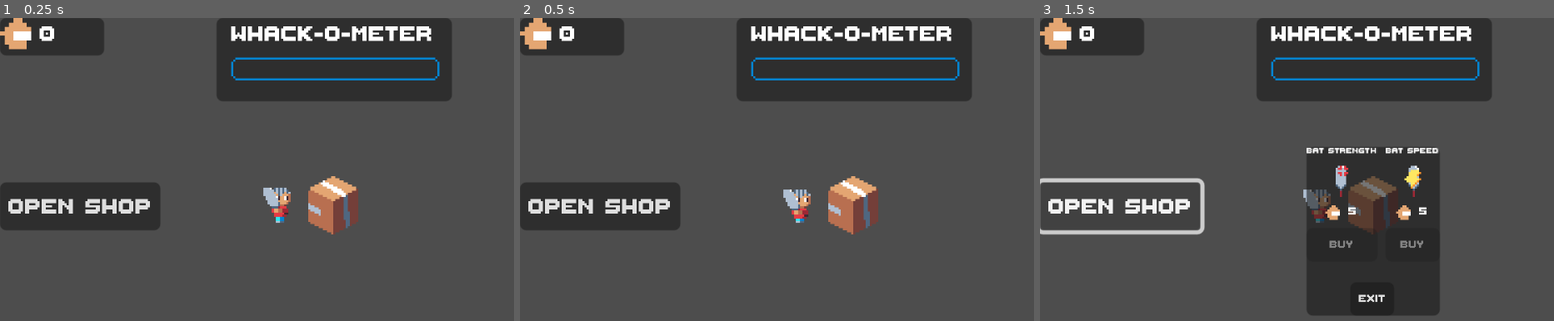
Above: before the commit, frames 1-3 (left to right).
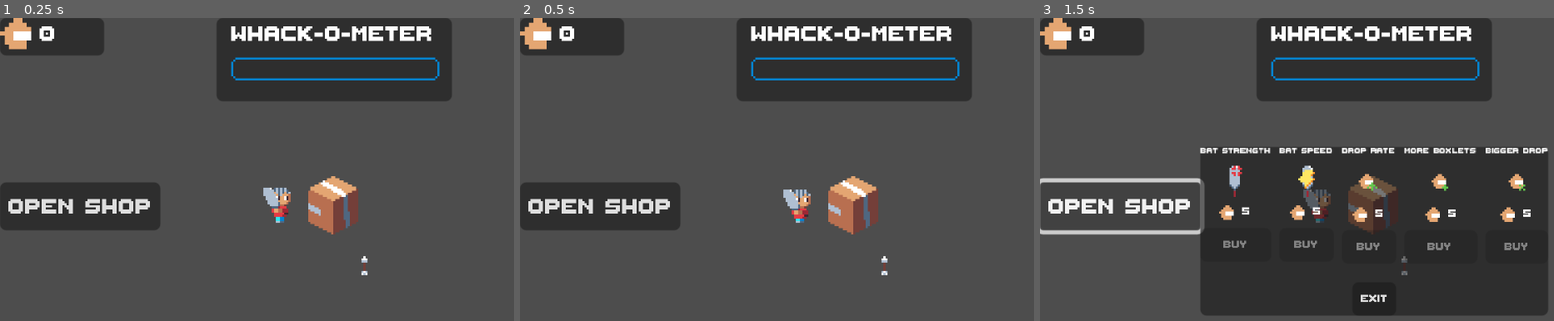
Above: after the commit, the same moments.

Repository: SpicyTime/WackaBox
Game: Godot game, scene res://Game/game.tscn
The game is run twice, just before and just after one commit, with the same random seed, the same clock (stepped at 60 frames per second) and the same inputs.
Inputs:
- Up to frame 1 (0.25 s): no input
- Up to frame 2 (0.5 s): no input
- Up to frame 3 (1.5 s): click "Open Shop" at 0.5 s; tap Enter at 1.25 s; hold D (Right) from 1.28 s (still down); tap Space (Swing) at 1.35 s

The runs differ from the first frame. In frame 1, less than 0.1% of the frame differs, in the area x 70-72%, y 78-85%; in frame 2, less than 0.1%; in frame 3, 25%, in the area x 31-99%, y 42-99%.

Commit message:
Added the box upgrades as well as made a system to align all shop items

Diff:
--- a/Constants.gd
+++ b/Constants.gd
@@ -1,5 +1,10 @@
 extends Node
-enum UpgradeType  {
+enum UpgradeType{
 	STRENGTH,
-	SWING_SPEED
+	SWING_SPEED,
+	BOXLET_DROP_RATE,
+	BOXLET_DROP,
+	BIGGER_BOXLETS
 }
+const PLAYER_UPGRADES = [UpgradeType.STRENGTH, UpgradeType.SWING_SPEED]
+const BOX_UPGRADES = [UpgradeType.BOXLET_DROP_RATE, UpgradeType.BOXLET_DROP, UpgradeType.BIGGER_BOXLETS]
--- a/Game/box.gd
+++ b/Game/box.gd
@@ -1,12 +1,32 @@
 extends StaticBody2D
 var spikes_packed = preload("res://Hazards/spikes.tscn")
+
 var _min_boxlets: int = 1
-var _max_boxlets: int = 100
-var _boxlet_spawn_chance: float = 1
+var _max_boxlets: int = 3
+var _boxlet_spawn_chance: float = 0.5
 var _swing_count: int = 0
 var _acceptable_swing_count: int = 0
 var _falloff: float = 0.5
 
+func add_upgrade(upgrade: Constants.UpgradeType):
+	#Other logic
+	_apply_upgrade_effect(upgrade)
+func _apply_upgrade_effect(upgrade):
+	if upgrade == Constants.UpgradeType.BOXLET_DROP_RATE:
+		_increase_drop_rate()
+	elif upgrade == Constants.UpgradeType.BOXLET_DROP:
+		_increase_boxlet_drop()
+	elif upgrade == Constants.UpgradeType.BIGGER_BOXLETS:
+		_increase_boxlet_size()
+func _increase_drop_rate():
+	_boxlet_spawn_chance += 0.05
+#increases the falloff making bigger ones more common
+func _increase_boxlet_drop():
+	_falloff += 0.05
+#Increases the min and max drop
+func _increase_boxlet_size():
+	_min_boxlets += 1
+	_max_boxlets += 1
 func handle_hit(damage):
 	if _should_drop_boxlets():
 		var amount = _pick_weighted_list()
@@ -36,6 +56,7 @@
 		if rand <= running_total:
 			return _min_boxlets + i
 	return _max_boxlets
+
 func _should_spawn_spikes() -> bool:
 	if _swing_count >= _acceptable_swing_count : #and GameManager.win_times > 2:
 		return true
@@ -52,6 +73,7 @@
 func _ready() -> void:
 	SignalBus.received_damage.connect(_on_received_damage)
 	SignalBus.health_depleted.connect(_on_health_depleted)
+	SignalBus.game_restart.connect(_on_game_restart)
 
 func _on_received_damage(damage: int, hurtbox: HurtBox) -> void:
 	if hurtbox in get_children():
@@ -60,3 +82,8 @@
 func _on_health_depleted(health_node: Health):
 	if health_node in get_children():
 		SignalBus.box_died.emit()
+func _on_game_restart():
+	_min_boxlets = 1
+	_max_boxlets = 3
+	_falloff = 0.5
+	_boxlet_spawn_chance = 0.5
--- a/Game/game.tscn
+++ b/Game/game.tscn
@@ -7,6 +7,7 @@
 [ext_resource type="PackedScene" uid="uid://dfdc6vokw7rtx" path="res://HealthSystem/hurt_box.tscn" id="5_qmv3x"]
 [ext_resource type="PackedScene" uid="uid://cyh2huw1snbq5" path="res://UI/hud.tscn" id="6_qmv3x"]
 [ext_resource type="Texture2D" uid="uid://db3myhhiix61t" path="res://Assets/Sprites/Background.png" id="7_oomkl"]
+[ext_resource type="PackedScene" uid="uid://vfu8y0b2ypqc" path="res://Hazards/arrow.tscn" id="8_buohc"]
 
 [sub_resource type="RectangleShape2D" id="RectangleShape2D_oomkl"]
 size = Vector2(24, 28)
@@ -54,3 +55,6 @@
 [node name="Background" type="Sprite2D" parent="."]
 visible = false
 texture = ExtResource("7_oomkl")
+
+[node name="Arrow" parent="." instance=ExtResource("8_buohc")]
+position = Vector2(15, 29)
--- a/Game/game_manager.gd
+++ b/Game/game_manager.gd
@@ -1,6 +1,7 @@
 extends Node
 @onready var tree_root = get_tree().root
 @onready var player = get_tree().root.get_node("Game/Player")
+@onready var box = get_tree().root.get_node("Game/Box")
 var boxlet_count: int = 0 : set = set_boxlets
 var win_times: int = 0
 var lives_left: int = 3
@@ -25,12 +26,18 @@
 	var spikes = get_tree().get_nodes_in_group("Spikes")
 	for spike in spikes:
 		spike.queue_free()
+	var arrows = get_tree().get_nodes_in_group("Arrows")
+	for arrow in arrows:
+		arrow.queue_free()
 
 func advance():
-	var box_health_node: Health = tree_root.get_node("Game/Box/Health")
+	var box_health_node: Health = box.get_node("Health")
 	box_health_node.max_health += roundi(box_health_node.max_health / 2)
 	box_health_node.health = box_health_node.max_health
 	reset_game()
 
-func add_upgrade_to_player(upgrade) -> void:
-	player.add_upgrade(upgrade)
+func add_upgrade_to_entity(upgrade) -> void:
+	if upgrade in Constants.PLAYER_UPGRADES:
+		player.add_upgrade(upgrade)
+	elif upgrade in  Constants.BOX_UPGRADES:
+		box.add_upgrade(upgrade)
--- /dev/null
+++ b/Hazards/arrow.gd
@@ -0,0 +1,13 @@
+extends Sprite2D
+@export var speed = 0
+var direction = Vector2.RIGHT  # or set it to any direction you want
+
+func _on_health_depleted(health_node: Health):
+	if health_node in get_children():
+		queue_free()
+
+func _ready() -> void:
+	SignalBus.health_depleted.connect(_on_health_depleted)
+
+func _physics_process(delta: float) -> void:
+	position += direction * speed * delta
--- /dev/null
+++ b/Hazards/arrow.tscn
@@ -0,0 +1,30 @@
+[gd_scene load_steps=7 format=3 uid="uid://vfu8y0b2ypqc"]
+
+[ext_resource type="Texture2D" uid="uid://4neerwru8qla" path="res://Assets/Sprites/Hazards/Arrow.png" id="1_wdubb"]
+[ext_resource type="Script" uid="uid://nakw7cpuf56i" path="res://Hazards/arrow.gd" id="2_khqsa"]
+[ext_resource type="PackedScene" uid="uid://dfdc6vokw7rtx" path="res://HealthSystem/hurt_box.tscn" id="3_1j8bg"]
+[ext_resource type="PackedScene" uid="uid://28te3kt06oqb" path="res://HealthSystem/hit_box.tscn" id="4_lfeif"]
+[ext_resource type="PackedScene" uid="uid://buufuwcyk4k0l" path="res://HealthSystem/health.tscn" id="5_1j8bg"]
+
+[sub_resource type="RectangleShape2D" id="RectangleShape2D_oncs1"]
+size = Vector2(2, 8)
+
+[node name="Arrow" type="Sprite2D" groups=["Arrows"]]
+texture = ExtResource("1_wdubb")
+script = ExtResource("2_khqsa")
+
+[node name="HurtBox" parent="." node_paths=PackedStringArray("health") instance=ExtResource("3_1j8bg")]
+collision_mask = 2
+health = NodePath("../Health")
+
+[node name="CollisionShape2D" type="CollisionShape2D" parent="HurtBox"]
+shape = SubResource("RectangleShape2D_oncs1")
+
+[node name="HitBox" parent="." instance=ExtResource("4_lfeif")]
+
+[node name="CollisionShape2D" type="CollisionShape2D" parent="HitBox"]
+shape = SubResource("RectangleShape2D_oncs1")
+
+[node name="Health" parent="." instance=ExtResource("5_1j8bg")]
+max_health = 1
+health = 1
--- a/Hazards/spikes.tscn
+++ b/Hazards/spikes.tscn
@@ -1,6 +1,6 @@
 [gd_scene load_steps=10 format=3 uid="uid://bqltyp6rn5j56"]
 
-[ext_resource type="Texture2D" uid="uid://dact56f0rsfy6" path="res://Assets/Sprites/SpikeAnim.png" id="1_yakjf"]
+[ext_resource type="Texture2D" uid="uid://dact56f0rsfy6" path="res://Assets/Sprites/Hazards/SpikeAnim.png" id="1_yakjf"]
 [ext_resource type="Script" uid="uid://e4ijcrfpupja" path="res://Hazards/spikes.gd" id="2_htjhu"]
 [ext_resource type="Script" uid="uid://cjmxk6hxcnixy" path="res://HealthSystem/hit_box.gd" id="3_e470a"]
 
--- a/UI/hud.tscn
+++ b/UI/hud.tscn
@@ -11,6 +11,9 @@
 [ext_resource type="Texture2D" uid="uid://ccwroo4hmie11" path="res://Assets/Sprites/ShopItemIcons/BatStrengthShop.png" id="9_pf7ph"]
 [ext_resource type="Texture2D" uid="uid://c3p6j4ntrytou" path="res://Assets/Sprites/ShopItemIcons/BatSpeedShop.png" id="10_vs5gg"]
 [ext_resource type="Theme" uid="uid://cwk5duyn0sko7" path="res://Themes/button.tres" id="11_23s3h"]
+[ext_resource type="Texture2D" uid="uid://bjdryn8u8vw3i" path="res://Assets/Sprites/ShopItemIcons/BoxletDropRateIncrease.png" id="12_phrgc"]
+[ext_resource type="Texture2D" uid="uid://pm6raqsyfq7m" path="res://Assets/Sprites/ShopItemIcons/BiggerBoxlets.png" id="13_8nmcf"]
+[ext_resource type="Texture2D" uid="uid://cutv48dypa40k" path="res://Assets/Sprites/ShopItemIcons/BoxletDropIncrease.png" id="14_sab3h"]
 
 [sub_resource type="Theme" id="Theme_1ui3w"]
 default_font = ExtResource("3_8sq4i")
@@ -188,22 +191,54 @@
 layout_mode = 2
 columns = 5
 
-[node name="ShopItem" parent="ShopPopup/GridContainer" instance=ExtResource("8_i0a73")]
+[node name="BatStrength" parent="ShopPopup/GridContainer" instance=ExtResource("8_i0a73")]
 layout_mode = 2
 size_flags_horizontal = 4
 size_flags_vertical = 4
 label_text = "Bat Strength"
 texture = ExtResource("9_pf7ph")
 base_price = 5
-
-[node name="ShopItem2" parent="ShopPopup/GridContainer" instance=ExtResource("8_i0a73")]
+max_vert_texture = 15
+
+[node name="BatSpeed" parent="ShopPopup/GridContainer" instance=ExtResource("8_i0a73")]
 layout_mode = 2
 size_flags_horizontal = 4
 size_flags_vertical = 4
 label_text = "Bat Speed"
 texture = ExtResource("10_vs5gg")
 base_price = 5
+max_vert_texture = 15
 upgrade = 1
+
+[node name="BoxletDropRateInc" parent="ShopPopup/GridContainer" instance=ExtResource("8_i0a73")]
+layout_mode = 2
+size_flags_horizontal = 4
+size_flags_vertical = 4
+label_text = "Drop Rate"
+texture = ExtResource("12_phrgc")
+base_price = 5
+max_vert_texture = 15
+upgrade = 2
+
+[node name="BiggerBoxlets" parent="ShopPopup/GridContainer" instance=ExtResource("8_i0a73")]
+layout_mode = 2
+size_flags_horizontal = 4
+size_flags_vertical = 4
+label_text = "More Boxlets"
+texture = ExtResource("13_8nmcf")
+base_price = 5
+max_vert_texture = 15
+upgrade = 4
+
+[node name="BoxletDropIncrease" parent="ShopPopup/GridContainer" instance=ExtResource("8_i0a73")]
+layout_mode = 2
+size_flags_horizontal = 4
+size_flags_vertical = 4
+label_text = "Bigger Drop"
+texture = ExtResource("14_sab3h")
+base_price = 5
+max_vert_texture = 15
+upgrade = 3
 
 [node name="ExitShop" type="Button" parent="ShopPopup"]
 layout_mode = 2
--- a/UI/shop.gd
+++ b/UI/shop.gd
@@ -15,7 +15,7 @@
 func buy_item(item: ShopItem):
 	GameManager.set_boxlets(GameManager.boxlet_count - item.price)
 	item.update_price(item.price + roundi(item.price / 2))
-	GameManager.add_upgrade_to_player(item.get_upgrade())
+	GameManager.add_upgrade_to_entity(item.get_upgrade())
 	check_items()
 
 func _on_buy_button_pressed(item: ShopItem):
@@ -27,5 +27,6 @@
 	for item in items:
 		var item_buy_button = item.get_node("BuyButton")
 		item_buy_button.pressed.connect(func (): _on_buy_button_pressed(item))
+
 func _on_game_restart():
 	reset_prices()
--- a/UI/shop_item.gd
+++ b/UI/shop_item.gd
@@ -3,12 +3,14 @@
 @export var label_text: String = "Item"
 @export var texture: Texture = null
 @export var base_price: int = 0
-@export var upgrade: Constants.UpgradeType = Constants.UpgradeType.STRENGTH
+@export var max_vert_texture: int
+@export var upgrade: Constants.UpgradeType
 @onready var price: int
+
 func reset_price() -> void:
-
 	price = base_price
 	$Price/PriceLabel.text = str(price)
+
 func disable() -> void:
 	$BuyButton.disabled = true
 
@@ -18,12 +20,33 @@
 func update_price(value: int) -> void:
 	price = value
 	$Price/PriceLabel.text = str(value)
+
 func get_upgrade() -> Constants.UpgradeType:
 	return upgrade
 
 func _ready() -> void:
 	price = base_price
-
 	$NameLabel.text = label_text
 	$TextureRect.texture = texture
 	$Price/PriceLabel.text = str(base_price)
+	var texture_height = $TextureRect.texture.get_height()
+	if texture_height < max_vert_texture:
+		$TextureRect.texture = pad_texture_vertically($TextureRect.texture, texture_height / 2, texture_height/ 2)
+
+func pad_texture_vertically(texture: Texture2D, top: int, bottom: int) -> Texture2D:
+	var image := texture.get_image()
+	var original_size := image.get_size()
+
+	var new_width := original_size.x + 10
+	var new_height := original_size.y + top + bottom
+
+	var new_image := Image.create(new_width, new_height, false, image.get_format())
+	new_image.fill(Color(0, 0, 0, 0))
+
+	new_image.blit_rect(
+		image,
+		Rect2i(Vector2i.ZERO, original_size),
+		Vector2i(5, top)
+	)
+
+	return ImageTexture.create_from_image(new_image)
Binary file added: Assets/Sprites/Hazards/Arrow.png
Binary file added: Assets/Sprites/Hazards/Saw.png
Renamed: Assets/Sprites/SpikeAnim.png -> Assets/Sprites/Hazards/SpikeAnim.png
Binary file added: Assets/Sprites/ShopItemIcons/BiggerBoxlets.png
Binary file changed: Assets/Sprites/ShopItemIcons/BoxletDropIncrease.png
Not shown, changed: Assets/Sprites/ShopItemIcons/BoxletDropIncrease.png.import
Binary file added: Assets/Sprites/ShopItemIcons/BoxletDropRateIncrease.png
Not shown, removed: Assets/Sprites/SpikeAnim.png.import
Not shown: 1 places in Game/game.tscn that only renumber resources
Not shown, added: Hazards/arrow.gd.uid
Not shown: 1 places in UI/hud.tscn that only renumber resources
